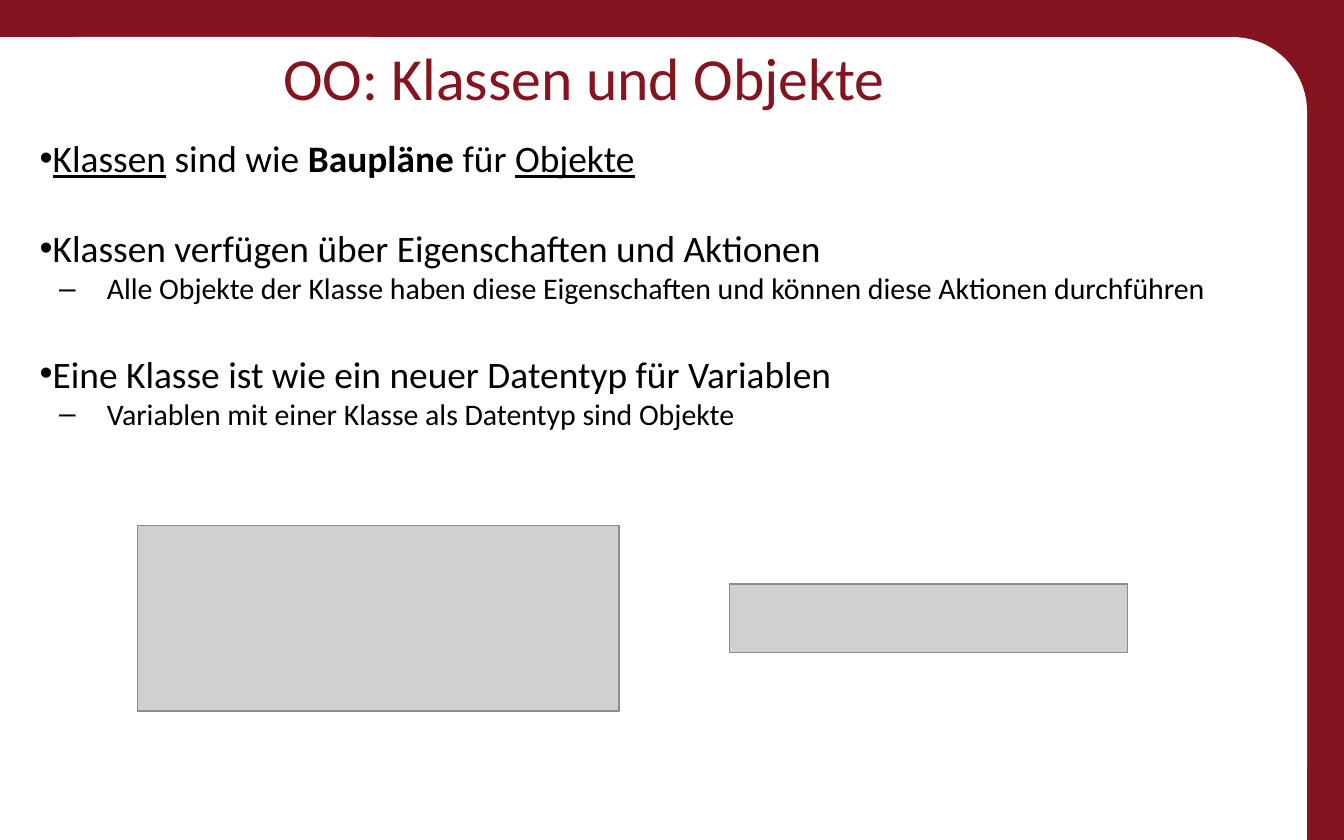
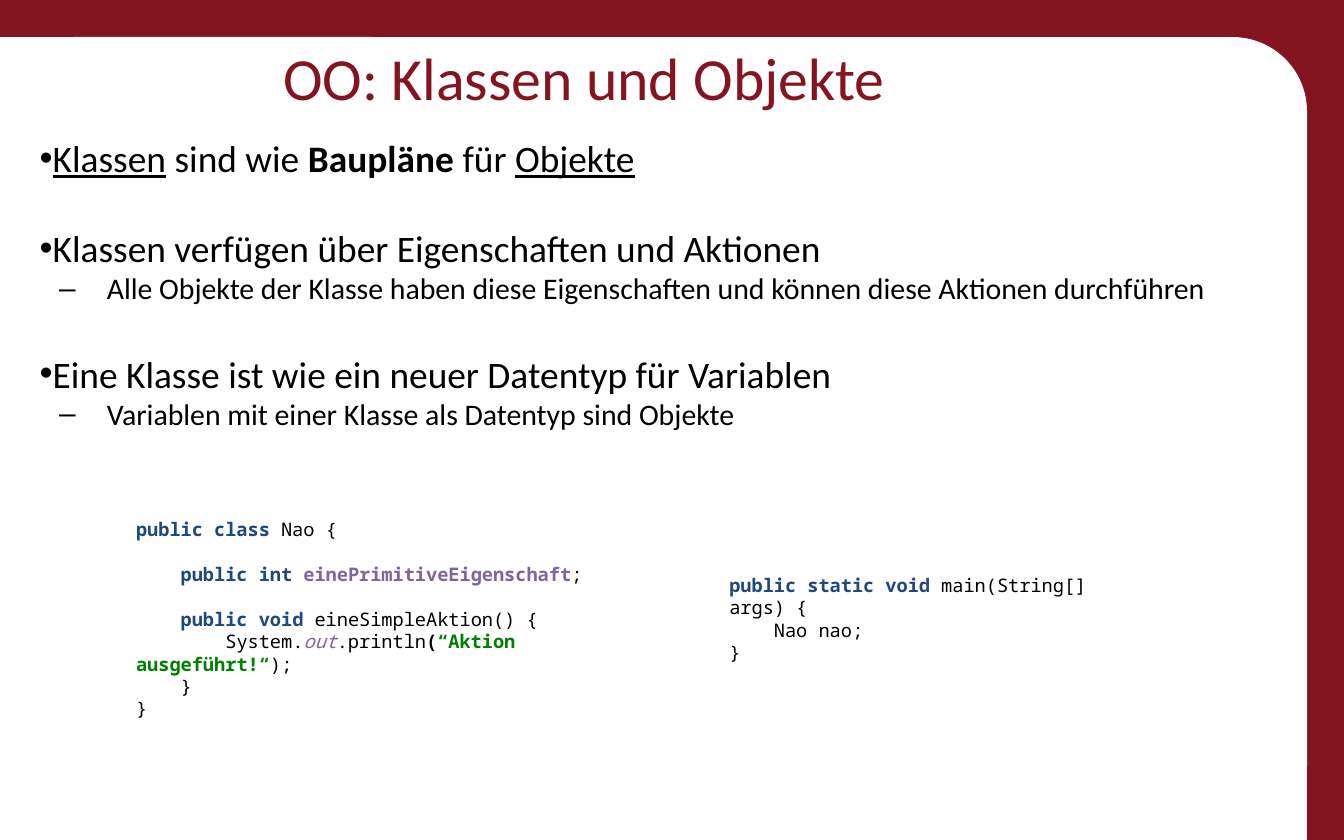
Before and after one commit to Roboscope/java-with-nao, a slide deck: slide 32 of Präsentationen/Anfänger - Java mit NAO.pptx. Drawn at 1344x840 pixels with LibreOffice and Linux fonts; fonts in the diff are those of the drawing; grey boxes stand for pictures; background and template pictures are left out. Boxes give left, top, right and bottom in pixels: in the first picture for what was removed or moved away, otherwise in the second. Text is boxed around its words. In the diff, an @@ line names an element or a change of style, - is before the commit and + after.

Commit message:
Presentation Pictures made to Text

```diff
--- a/Präsentationen/Anfänger - Java mit NAO.pptx
+++ b/Präsentationen/Anfänger - Java mit NAO.pptx
@@ text added at <box>136,521,582,676</box>, 10 pt, text #000000, bold @@
+public class Nao {
+public int einePrimitiveEigenschaft;
+public void eineSimpleAktion() {
+System.out.println(“Aktion ausgeführt!“);
+}
+}
@@ picture removed at <box>137,526,618,711</box> @@
@@ text added at <box>729,577,1086,640</box>, 10 pt, text #000000 @@
+public static void main(String[] args) {
+Nao nao;
+}
@@ picture removed at <box>730,585,1128,653</box> @@
```
Also in this commit, not shown: 15 other slides changed, 1 slide removed.
